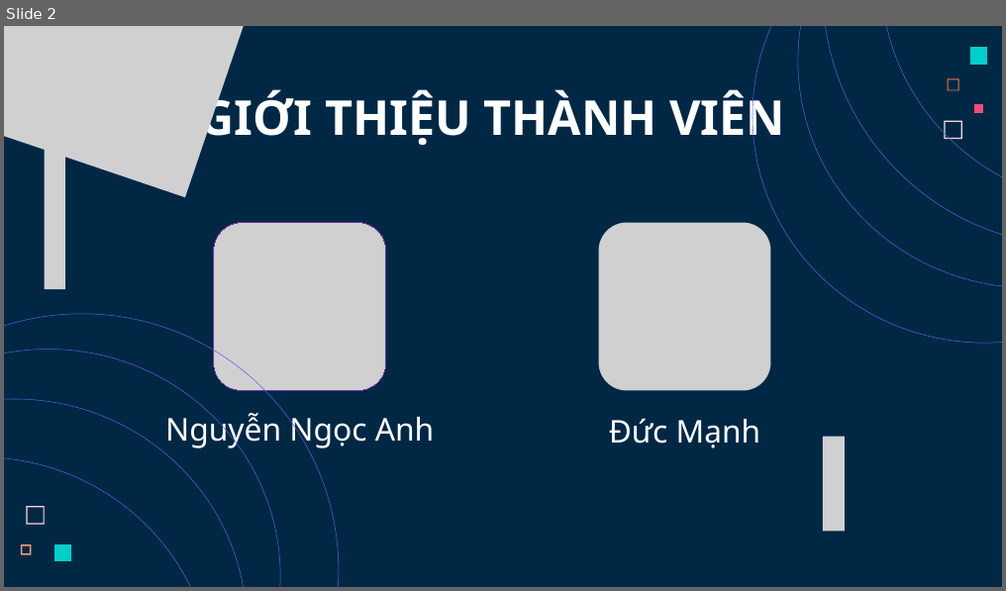
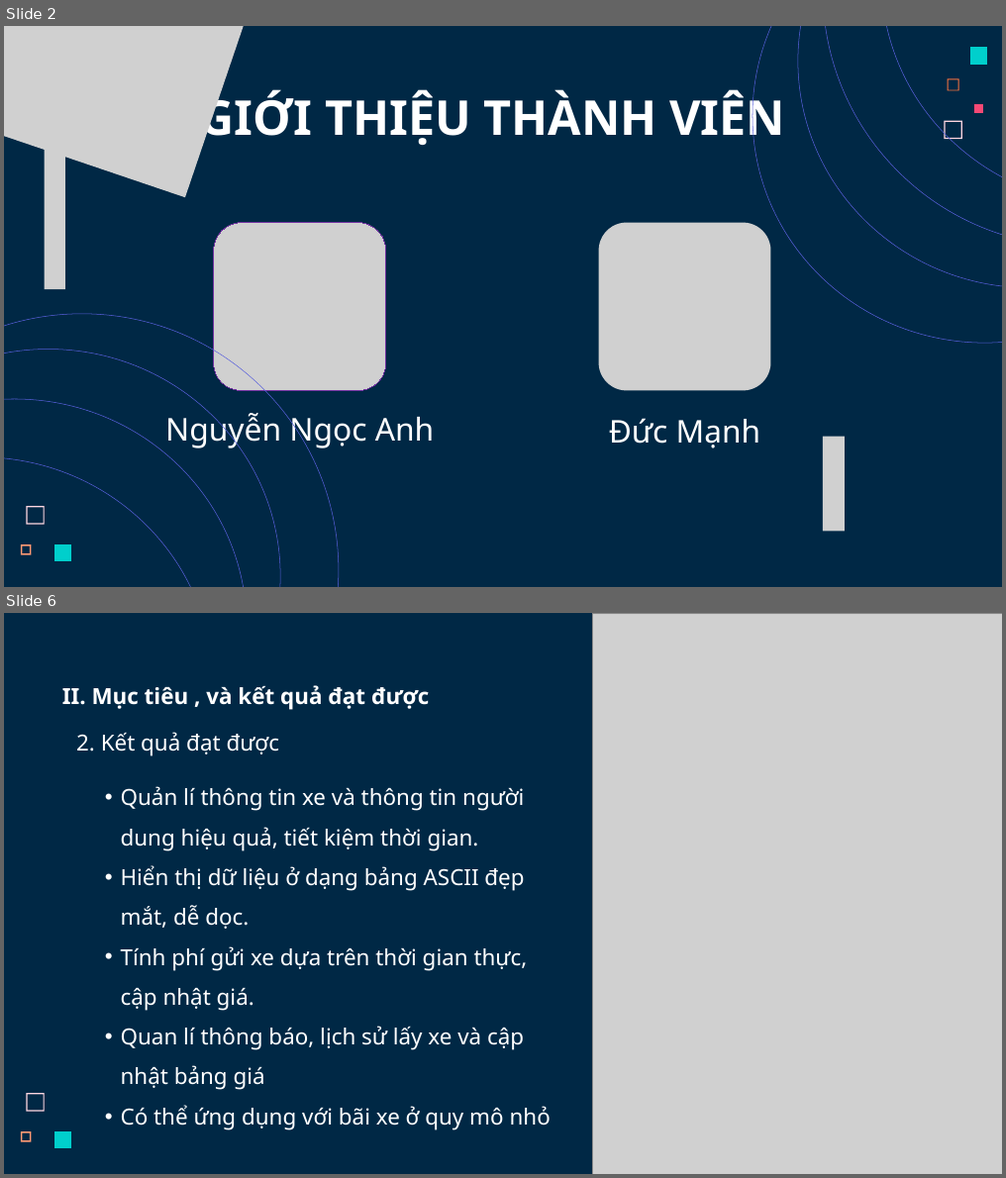
Before and after one commit to AnhCode206/DDTuan_PBL01_NHP41B_Nhom11, a slide deck: Slides.pptx. Shown one above the other, each under a label of ours: slide 2 before the commit, slides 2 and 6 after it; the slides between them are not shown. The pictures are 1006x591 and 1006x1178 pixels, drawn with LibreOffice and Linux fonts; fonts in the diff are those of the drawing; grey boxes stand for pictures. Boxes give left, top, right and bottom in pixels: in the first picture for what was removed or moved away, otherwise in the second. Text is boxed around its words. In the diff, an @@ line names an element or a change of style, - is before the commit and + after.

Commit message:
cập nhật tất cả dự án

```diff
--- a/Slides.pptx
+++ b/Slides.pptx
@@ slide 6 added at bbox=[4, 613, 1002, 1174], background #002845 @@
@@ picture added at bbox=[593, 613, 1002, 1174] @@
@@ text added at bbox=[62, 685, 429, 710], 32 pt, text #FFFFFF, bold @@
+II. Mục tiêu , và kết quả đạt được
@@ text added at bbox=[76, 732, 279, 757], 32 pt, text #FFFFFF @@
+2. Kết quả đạt được
@@ text added at bbox=[121, 786, 550, 1131], 32 pt, text #FFFFFF @@
+• Quản lí thông tin xe và thông tin người dung hiệu quả, tiết kiệm thời gian.
+• Hiển thị dữ liệu ở dạng bảng ASCII đẹp mắt, dễ dọc.
+• Tính phí gửi xe dựa trên thời gian thực, cập nhật giá.
+• Quan lí thông báo, lịch sử lấy xe và cập nhật bảng giá
+• Có thể ứng dụng với bãi xe ở quy mô nhỏ
@@ freeform shape added at bbox=[26, 1093, 45, 1112], fill #FFD6E1 @@
@@ freeform shape added at bbox=[21, 1132, 31, 1143], fill #FF9973 @@
@@ freeform shape added at bbox=[54, 1132, 71, 1149], fill #00CFCC @@
```
Also in this commit, not shown: 4 slides changed, 19 other slides added, 9 slides removed, 3 other files.
